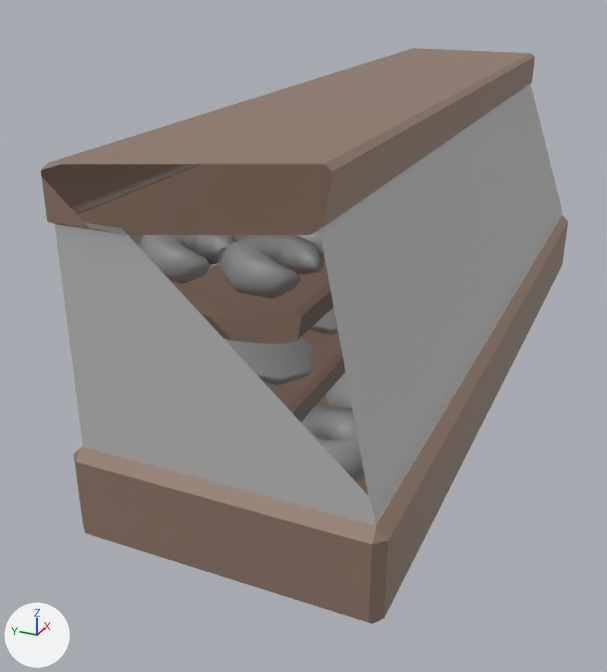
What one commit did to the FBX model Assets/arte/modelos/props/sweetDisplay.fbx.
Camera for both pictures: a camera (50 mm lens) standing at (35.237, -43.544, 5.219) and looking at (36.727, -42.873, 4.474). The lights are fixed; the arrows at lower left show +X, +Y and +Z. Everything nearer to the camera than a plane just in front of the edit is cut away. Where no turn or scale is listed for an object, it has been applied to the vertices.
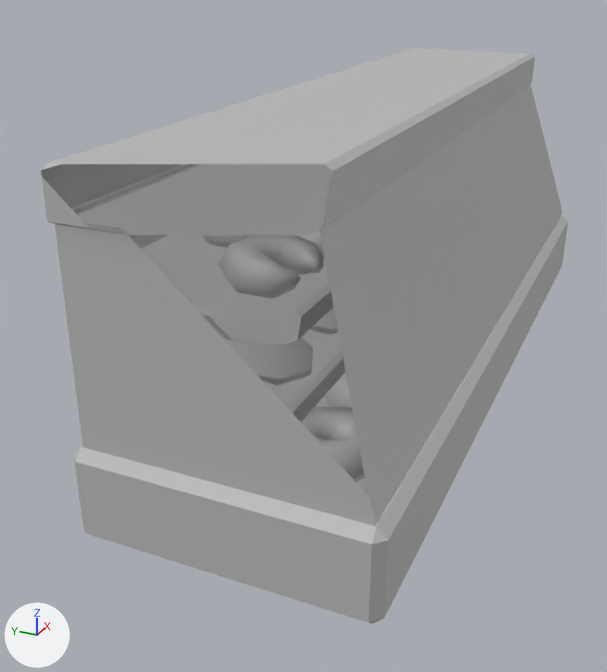
Pixel boxes [x1, y1, x2, y2] of what changed, in the pictures (607 x 672 px):
part 1 of me_mesh, deleted
    before: [139, 235, 236, 283]
part 2 of me_mesh, recoloured
    both: [218, 230, 365, 482]
part 3 of me_mesh, recoloured (brown to grey)
    both: [41, 48, 568, 624]

The change, as a list of edits to the scene's bpy script:
```text
Add mat_bar:
    mat_bar = principled_material('bar')
    mat_bar.base_color = (0.5, 0.5, 0.5)  # grey #bcbcbc
    mat_bar.roughness = 0.553
Add mat_display:
    mat_display = principled_material('display')
    mat_display.base_color = (0.5, 0.5, 0.5)  # grey #bcbcbc
    mat_display.roughness = 0.553
Change me_mesh:
    used by ob_polysurface410; location = (36.891, -43.022, 4.667)
    remove me_mesh.from_pydata(...)  # 3026 vertices, 3280 faces; spans x -0.81..0.81, y -0.26..0.26, z -0.3..0.3
    remove me_mesh.materials.append(mat_blinn2)  # grey #bcbcbc
    add me_mesh.from_pydata(...)  # 2970 vertices, 3226 faces; spans x -0.81..0.81, y -0.26..0.26, z -0.3..0.3
    me_mesh part 1: the loose piece of 56 vertices spanning x -0.72..-0.55, y 0.04..0.2, z 0.12..0.18 is deleted
    me_mesh part 2: 3114 faces spanning x -0.75..0.71, y -0.21..0.21, z -0.14..0.18 switch from mat_standardsurface1 (grey #aaaaaa) to mat_display (grey #bcbcbc)
    me_mesh part 3: 104 faces spanning x -0.81..0.81, y -0.26..0.26, z -0.3..0.3 switch from mat_wood (brown #8e7868) to mat_display (grey #bcbcbc)
    add me_mesh.materials.append(mat_bar)  # grey #bcbcbc
```
